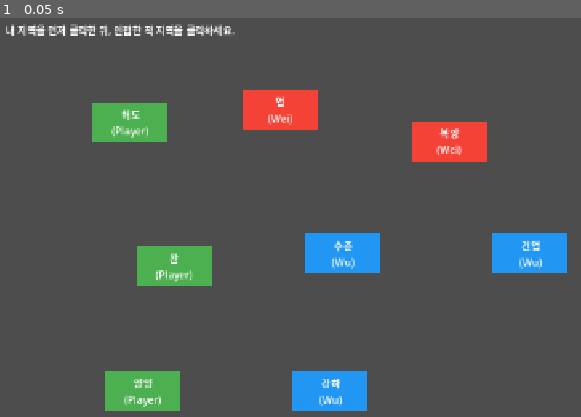
Above: before the commit, frame 1.
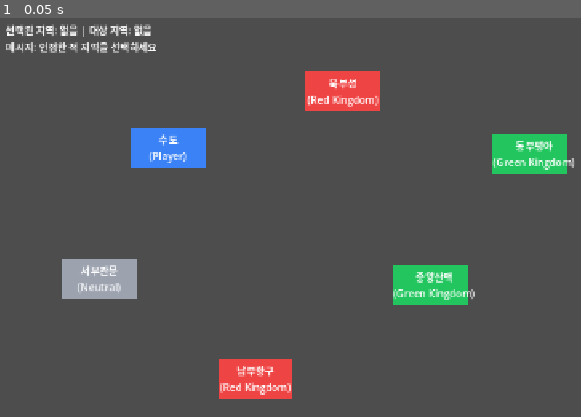
Above: after the commit, the same moment.

Repository: yogitobi31/season-of-warlords
Game: Godot game, scene res://scenes/WorldMap.tscn
Two runs of this game, one before a commit and one after it. Both use one fixed random seed, a clock stepped at 60 frames per second and the inputs below.
Inputs:
- Up to frame 1 (0.05 s): no input

The runs differ from the first frame. In frame 1, 19% of the frame differs, in the area x 1-99%, y 1-99%.
Error in both runs: Trying to assign an array of type "Array" to a variable of type "Array[String]". (res://scripts/RegionNode.gd:42)

Commit message:
Fix WorldMap visibility and interaction flow for Godot 4.6

Diff:
--- a/project.godot
+++ b/project.godot
@@ -6,7 +6,7 @@
 [application]
 config/name="Season of Warlords"
 run/main_scene="res://scenes/WorldMap.tscn"
-config/features=PackedStringArray("4.2")
+config/features=PackedStringArray("4.6")
 
 [autoload]
 GameState="*res://scripts/GameState.gd"
--- a/scripts/GameState.gd
+++ b/scripts/GameState.gd
@@ -1,43 +1,40 @@
 extends Node
 
-# 전역 게임 상태를 보관하는 오토로드 싱글톤입니다.
-# 월드맵/전투 씬 모두 이 데이터를 공유합니다.
+const PLAYER_FACTION := 0
+const RED_KINGDOM_FACTION := 1
+const GREEN_KINGDOM_FACTION := 2
+const NEUTRAL_FACTION := 3
 
-const PLAYER_FACTION := 0
 const FACTION_NAMES := {
-	0: "Player",
-	1: "Wei",
-	2: "Wu"
+	PLAYER_FACTION: "Player",
+	RED_KINGDOM_FACTION: "Red Kingdom",
+	GREEN_KINGDOM_FACTION: "Green Kingdom",
+	NEUTRAL_FACTION: "Neutral"
 }
 
-# 각 세력의 기본 색상입니다. (월드맵/지역 노드 표시용)
 const FACTION_COLORS := {
-	0: Color("4caf50"),
-	1: Color("f44336"),
-	2: Color("2196f3")
+	PLAYER_FACTION: Color("3b82f6"),
+	RED_KINGDOM_FACTION: Color("ef4444"),
+	GREEN_KINGDOM_FACTION: Color("22c55e"),
+	NEUTRAL_FACTION: Color("9ca3af")
 }
 
-# 지역 원본 데이터 (인접 정보 포함)
 var regions: Dictionary = {}
-# 현재 지역 소유권 (region_id -> faction_id)
 var ownership: Dictionary = {}
 
-# 월드맵 선택 상태
 var selected_region_id: String = ""
 var attack_region_id: String = ""
 var defense_region_id: String = ""
 var last_battle_result: String = ""
 
 func _ready() -> void:
-	# 게임 시작 시 지역 데이터를 초기화합니다.
 	initialize_regions()
 
 func initialize_regions() -> void:
-	# RegionData가 가진 정적 데이터를 복사하여 런타임 상태를 만듭니다.
 	regions = RegionData.get_regions()
 	ownership.clear()
 	for region_id in regions.keys():
-		ownership[region_id] = regions[region_id]["owner"]
+		ownership[region_id] = regions[region_id]["owner_faction"]
 	clear_selection()
 	last_battle_result = ""
 
@@ -56,7 +53,7 @@
 func is_adjacent(from_region_id: String, to_region_id: String) -> bool:
 	if not regions.has(from_region_id):
 		return false
-	var neighbors: Array = regions[from_region_id].get("adjacent", [])
+	var neighbors: Array = regions[from_region_id].get("neighbors", [])
 	return to_region_id in neighbors
 
 func set_battle_context(attacker_region_id: String, defender_region_id: String) -> void:
@@ -64,7 +61,6 @@
 	defense_region_id = defender_region_id
 
 func apply_battle_result(player_won: bool) -> void:
-	# 플레이어 승리 시 방어 지역 소유권이 플레이어로 변경됩니다.
 	if player_won and defense_region_id != "":
 		set_region_owner(defense_region_id, PLAYER_FACTION)
 		last_battle_result = "player_win"
--- a/scripts/RegionData.gd
+++ b/scripts/RegionData.gd
@@ -1,21 +1,51 @@
 extends RefCounted
 class_name RegionData
 
-# MVP용 고정 지역 데이터입니다.
-# id: 고유 식별자
-# name: 표시 이름
-# owner: 초기 소유 세력
-# pos: 월드맵에서의 표시 좌표
-# adjacent: 인접 지역 목록
+# Godot 4.6 MVP용 고정 지역 데이터
+# 각 지역은 id, name, owner_faction, position, neighbors 정보를 가집니다.
 
 static func get_regions() -> Dictionary:
 	return {
-		"r1": {"name": "허도", "owner": 0, "pos": Vector2(220, 180), "adjacent": ["r2", "r4"]},
-		"r2": {"name": "업", "owner": 1, "pos": Vector2(460, 160), "adjacent": ["r1", "r3", "r5"]},
-		"r3": {"name": "복양", "owner": 1, "pos": Vector2(730, 210), "adjacent": ["r2", "r6"]},
-		"r4": {"name": "완", "owner": 0, "pos": Vector2(290, 410), "adjacent": ["r1", "r5", "r7"]},
-		"r5": {"name": "수춘", "owner": 2, "pos": Vector2(560, 390), "adjacent": ["r2", "r4", "r6", "r8"]},
-		"r6": {"name": "건업", "owner": 2, "pos": Vector2(860, 390), "adjacent": ["r3", "r5"]},
-		"r7": {"name": "양양", "owner": 0, "pos": Vector2(240, 610), "adjacent": ["r4", "r8"]},
-		"r8": {"name": "강하", "owner": 2, "pos": Vector2(540, 610), "adjacent": ["r5", "r7"]}
+		"capital": {
+			"id": "capital",
+			"name": "수도",
+			"owner_faction": 0,
+			"position": Vector2(280, 220),
+			"neighbors": ["north_fortress", "west_gate", "central_mountains"]
+		},
+		"north_fortress": {
+			"id": "north_fortress",
+			"name": "북부성",
+			"owner_faction": 1,
+			"position": Vector2(560, 130),
+			"neighbors": ["capital", "eastern_plains"]
+		},
+		"eastern_plains": {
+			"id": "eastern_plains",
+			"name": "동부평야",
+			"owner_faction": 2,
+			"position": Vector2(860, 230),
+			"neighbors": ["north_fortress", "central_mountains"]
+		},
+		"west_gate": {
+			"id": "west_gate",
+			"name": "서부관문",
+			"owner_faction": 3,
+			"position": Vector2(170, 430),
+			"neighbors": ["capital", "south_port"]
+		},
+		"south_port": {
+			"id": "south_port",
+			"name": "남부항구",
+			"owner_faction": 1,
+			"position": Vector2(420, 590),
+			"neighbors": ["west_gate", "central_mountains"]
+		},
+		"central_mountains": {
+			"id": "central_mountains",
+			"name": "중앙산맥",
+			"owner_faction": 2,
+			"position": Vector2(700, 440),
+			"neighbors": ["capital", "eastern_plains", "south_port"]
+		}
 	}
--- a/scripts/WorldMap.gd
+++ b/scripts/WorldMap.gd
@@ -1,9 +1,4 @@
 extends Node2D
-
-# 월드맵 MVP 흐름:
-# 1) 플레이어 소유 지역 선택
-# 2) 인접한 적 지역 선택
-# 3) 전투 씬으로 전환
 
 var region_nodes: Dictionary = {}
 var info_label: Label
@@ -12,20 +7,20 @@
 	create_ui()
 	spawn_regions()
 	refresh_regions()
-	show_default_message()
+	update_status("인접한 적 지역을 선택하세요")
 
 func create_ui() -> void:
 	info_label = Label.new()
 	info_label.position = Vector2(20, 20)
-	info_label.size = Vector2(1200, 80)
+	info_label.size = Vector2(1240, 96)
 	add_child(info_label)
 
 func spawn_regions() -> void:
 	for region_id in GameState.regions.keys():
 		var data: Dictionary = GameState.regions[region_id]
 		var node := RegionNode.new()
-		node.position = data["pos"]
-		node.setup(region_id, data["name"], GameState.get_region_owner(region_id), data["adjacent"])
+		node.position = data["position"]
+		node.setup(data["id"], data["name"], GameState.get_region_owner(region_id), data["neighbors"])
 		node.region_clicked.connect(_on_region_clicked)
 		add_child(node)
 		region_nodes[region_id] = node
@@ -35,42 +30,47 @@
 		var node: RegionNode = region_nodes[region_id]
 		node.update_owner(GameState.get_region_owner(region_id))
 
-func show_default_message() -> void:
+func update_status(message: String) -> void:
+	var selected_name := "없음"
+	var target_name := "없음"
+	if GameState.selected_region_id != "" and GameState.regions.has(GameState.selected_region_id):
+		selected_name = GameState.regions[GameState.selected_region_id]["name"]
+	if GameState.defense_region_id != "" and GameState.regions.has(GameState.defense_region_id):
+		target_name = GameState.regions[GameState.defense_region_id]["name"]
+
 	var result_text := ""
 	if GameState.last_battle_result == "player_win":
-		result_text = "직전 전투 결과: 승리! 지역을 점령했습니다.\n"
+		result_text = "직전 전투: 승리\n"
 	elif GameState.last_battle_result == "player_lose":
-		result_text = "직전 전투 결과: 패배...\n"
-	info_label.text = result_text + "내 지역을 먼저 클릭한 뒤, 인접한 적 지역을 클릭하세요."
+		result_text = "직전 전투: 패배\n"
+
+	info_label.text = "%s선택된 지역: %s | 대상 지역: %s\n메시지: %s" % [result_text, selected_name, target_name, message]
 
 func _on_region_clicked(region_id: String) -> void:
 	var owner := GameState.get_region_owner(region_id)
 
 	if GameState.selected_region_id == "":
-		# 1단계: 플레이어 소유 지역만 시작점으로 선택 가능
 		if owner != GameState.PLAYER_FACTION:
-			info_label.text = "플레이어 소유 지역부터 선택해야 합니다."
+			update_status("먼저 아군 지역을 선택하세요")
 			return
 		GameState.selected_region_id = region_id
-		info_label.text = "%s 선택됨. 인접한 적 지역을 선택하세요." % GameState.regions[region_id]["name"]
+		GameState.defense_region_id = ""
+		update_status("출발 지역 선택 완료. 인접한 적 지역을 선택하세요")
 		return
 
-	# 이미 시작 지역을 선택한 경우
 	if region_id == GameState.selected_region_id:
 		GameState.clear_selection()
-		show_default_message()
+		update_status("선택이 해제되었습니다. 아군 지역을 다시 선택하세요")
 		return
 
-	# 2단계: 인접 체크
 	if not GameState.is_adjacent(GameState.selected_region_id, region_id):
-		info_label.text = "인접하지 않은 지역입니다. 다른 지역을 선택하세요."
+		update_status("인접 지역이 아닙니다")
 		return
 
-	# 3단계: 적 지역 체크
 	if owner == GameState.PLAYER_FACTION:
-		info_label.text = "아군 지역입니다. 인접한 적 지역을 선택하세요."
+		update_status("아군 지역입니다. 인접한 적 지역을 선택하세요")
 		return
 
-	# 전투 진입 정보 설정 후 전투 씬 전환
 	GameState.set_battle_context(GameState.selected_region_id, region_id)
+	update_status("전투 씬으로 이동합니다")
 	get_tree().change_scene_to_file("res://scenes/Battle.tscn")
Not shown, changed: README.md
